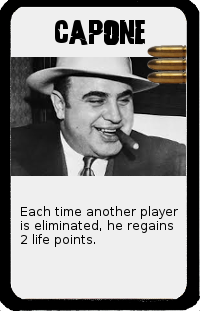
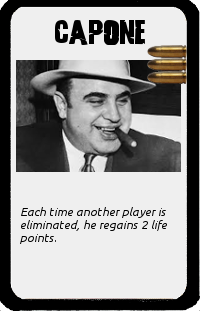
Revision of a layered (200, 311) image; what changed, layer by layer:
painted on "capone.jpe" over [11, 57, 186, 176]
painted on "Each time another player is el..." over [20, 206, 178, 247]
